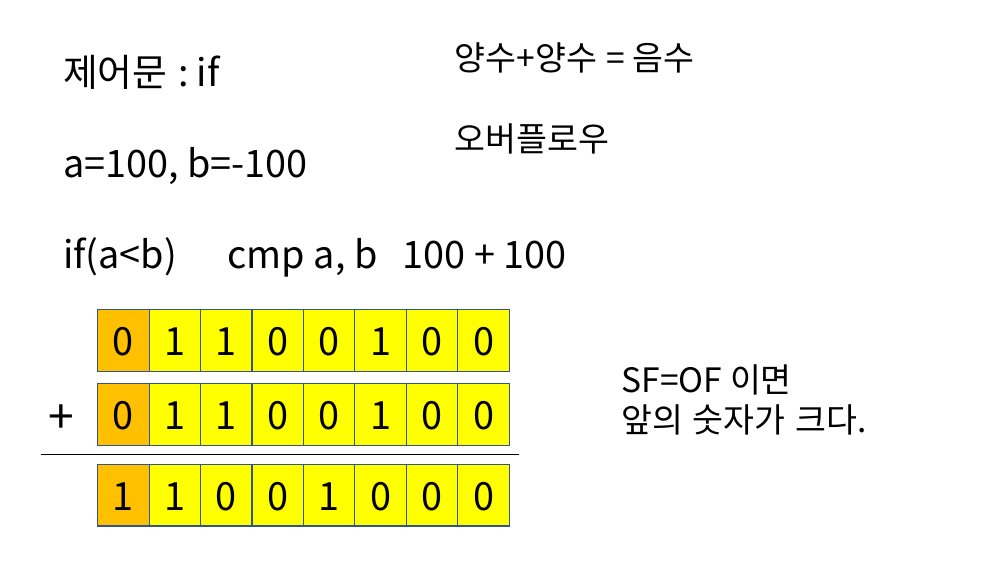
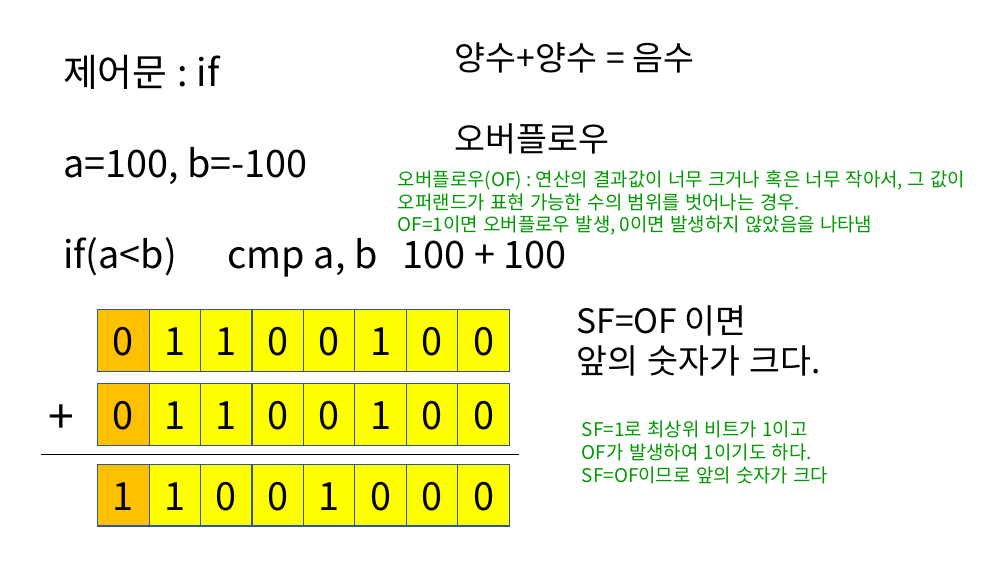
Before and after one commit to kjungmo/2020SBA_pythonAlgorithm, a slide deck: slide 15 of 파이썬.pptx. Drawn at 1008x567 pixels with LibreOffice and Linux fonts; fonts in the diff are those of the drawing. Boxes give left, top, right and bottom in pixels: in the first picture for what was removed or moved away, otherwise in the second. Text is boxed around its words. In the diff, an @@ line names an element or a change of style, - is before the commit and + after.

```diff
--- a/파이썬.pptx
+++ b/파이썬.pptx
@@ text added at (398, 170, 965, 235), 18 pt, text #009900 @@
+오버플로우(OF) : 연산의 결과값이 너무 크거나 혹은 너무 작아서, 그 값이 오퍼랜드가 표현 가능한 수의 범위를 벗어나는 경우.
+OF=1이면 오버플로우 발생, 0이면 발생하지 않았음을 나타냄
@@ text "SF=OF 이면": place and size @@
-text "SF=OF 이면" at (622, 364, 866, 435)
+text "SF=OF 이면" at (576, 305, 821, 376)
@@ text added at (582, 420, 829, 484), 18 pt, text #009900 @@
+SF=1로 최상위 비트가 1이고
+OF가 발생하여 1이기도 하다.
+SF=OF이므로 앞의 숫자가 크다
```
Also in this commit, not shown: 14 other slides changed.
